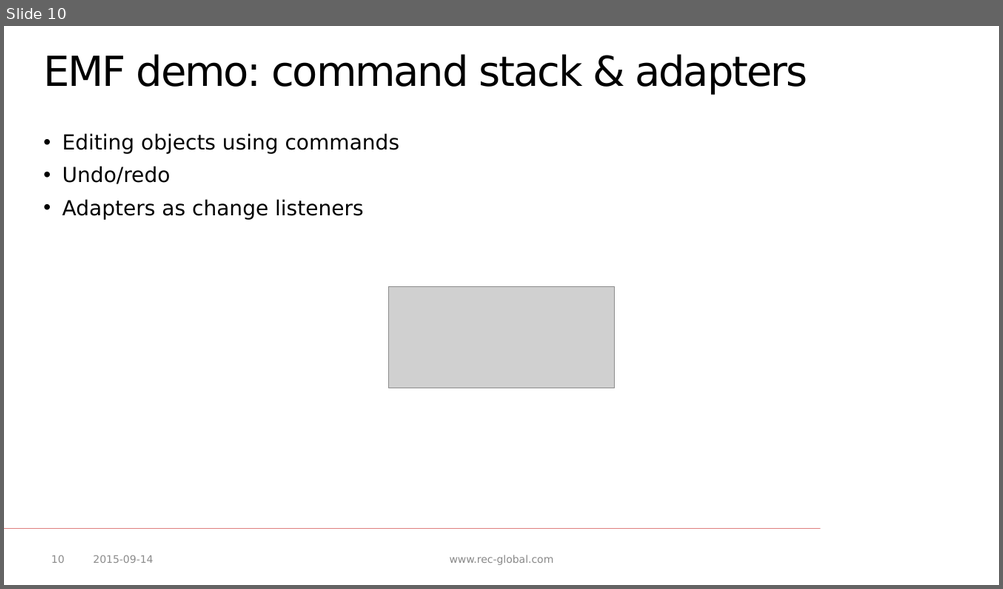
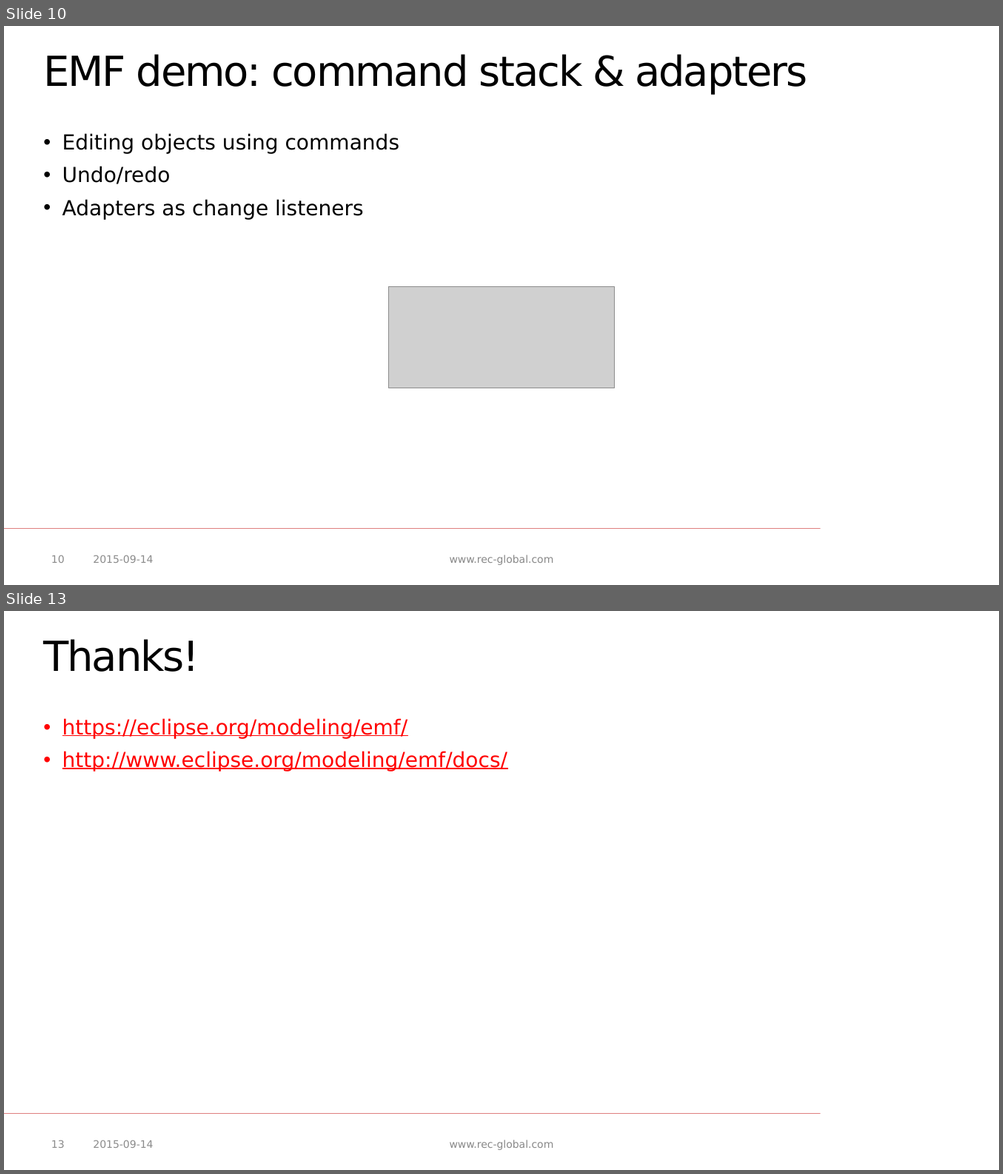
Before and after one commit to p-zalejko/jug_emf, a slide deck: JUG - EMF.pptx. Shown one above the other, each under a label of ours: slide 10 before the commit, slides 10 and 13 after it; the slides between them are not shown. The pictures are 1003x589 and 1003x1174 pixels, drawn with LibreOffice and Linux fonts; fonts in the diff are those of the drawing; grey boxes stand for pictures; background and template pictures are left out. Boxes give left, top, right and bottom in pixels: in the first picture for what was removed or moved away, otherwise in the second. Text is boxed around its words. In the diff, an @@ line names an element or a change of style, - is before the commit and + after.

```diff
--- a/JUG - EMF.pptx
+++ b/JUG - EMF.pptx
@@ slide 13 added at (4,611,999,1170), background #FFFFFF; not listed: 1 template element that a slide beside it also shows @@
@@ title added at (43,639,199,672), 40 pt, text #000000 @@
+Thanks!
@@ text added at (62,718,507,772), 20 pt, text #FF0000, underline @@
+• https://eclipse.org/modeling/emf/
+• http://www.eclipse.org/modeling/emf/docs/
@@ page number added at (51,1140,65,1148), 10 pt, text #8C8C8C @@
+13
@@ text added at (93,1140,153,1148), 10 pt, text #8C8C8C @@
+2015-09-14
@@ text added at (449,1140,554,1150), 10 pt, text #898989 @@
+www.rec-global.com
```
Also in this commit, not shown: 4 slides changed, 4 other files.
